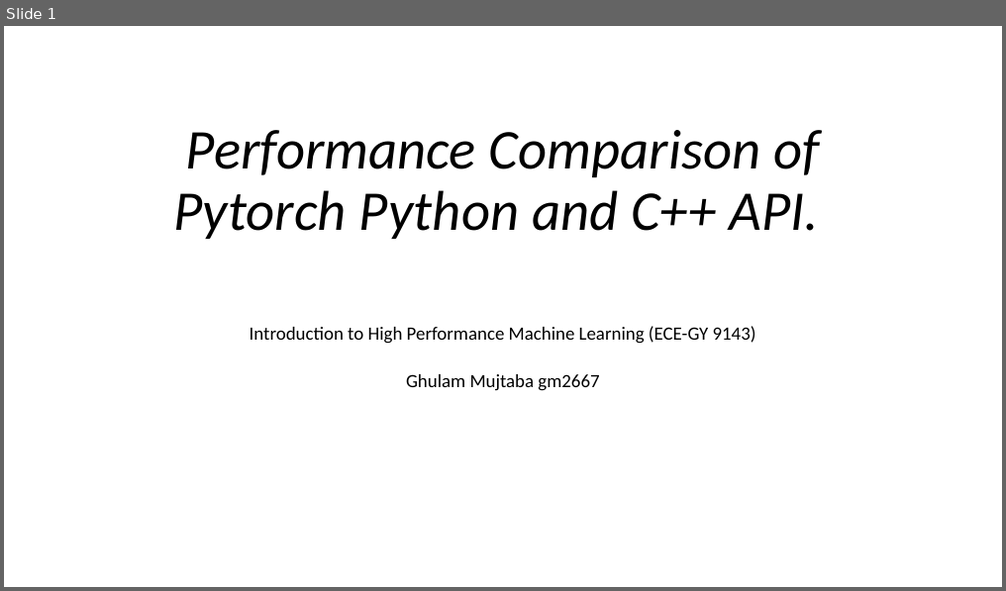
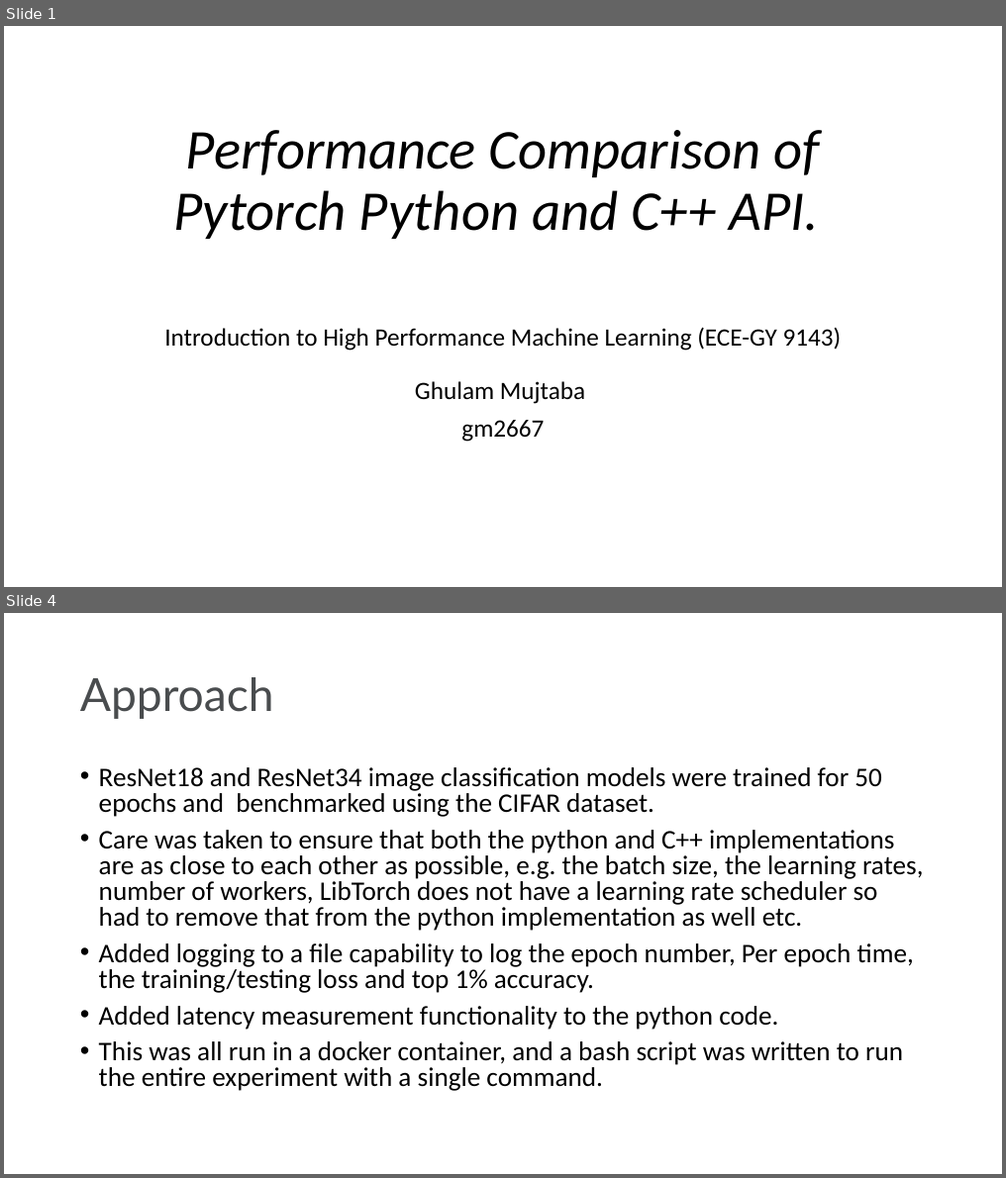
Before and after one commit to GM223/pytorch_python_cpp_benchmark_comparison, a slide deck: docs/project_presentation_gm2667.pptx. Shown one above the other, each under a label of ours: slide 1 before the commit, slides 1 and 4 after it; the slides between them are not shown. The pictures are 1006x591 and 1006x1178 pixels, drawn with LibreOffice and Linux fonts; fonts in the diff are those of the drawing. Boxes give left, top, right and bottom in pixels: in the first picture for what was removed or moved away, otherwise in the second. Text is boxed around its words. In the diff, an @@ line names an element or a change of style, - is before the commit and + after.

```diff
--- a/docs/project_presentation_gm2667.pptx
+++ b/docs/project_presentation_gm2667.pptx
@@ slide 4 added at [4,613,1002,1174], background #FFFFFF @@
@@ title added at [80,677,274,719], 44 pt, text #494C4E @@
+Approach
@@ text added at [99,767,923,1091], 25.9 pt, text #000000 @@
+• ResNet18 and ResNet34 image classification models were trained for 50 epochs and benchmarked using the CIFAR dataset.
+• Care was taken to ensure that both the python and C++ implementations are as close to each other as possible, e.g. the batch size, the learning rates, number of workers, LibTorch does not have a learning rate scheduler so had to remove that from the python implementation as well etc.
+• Added logging to a file capability to log the epoch number, Per epoch time, the training/testing loss and top 1% accuracy.
+• Added latency measurement functionality to the python code.
+• This was all run in a docker container, and a bash script was written to run the entire experiment with a single command.
@@ slide 1 changed as well @@
@@ subtitle at [164,327,842,442]: text changed; size 18 to 24 pt @@
-Introduction to High Performance Machine Learning (ECE-GY 9143)
-Ghulam Mujtaba gm2667
+Introduction to High Performance Machine Learning (ECE-GY 9143)
+Ghulam Mujtaba
+gm2667
```
Also in this commit, not shown: 2 other slides changed, 4 other slides added, 3 slides removed, 6 other files.
